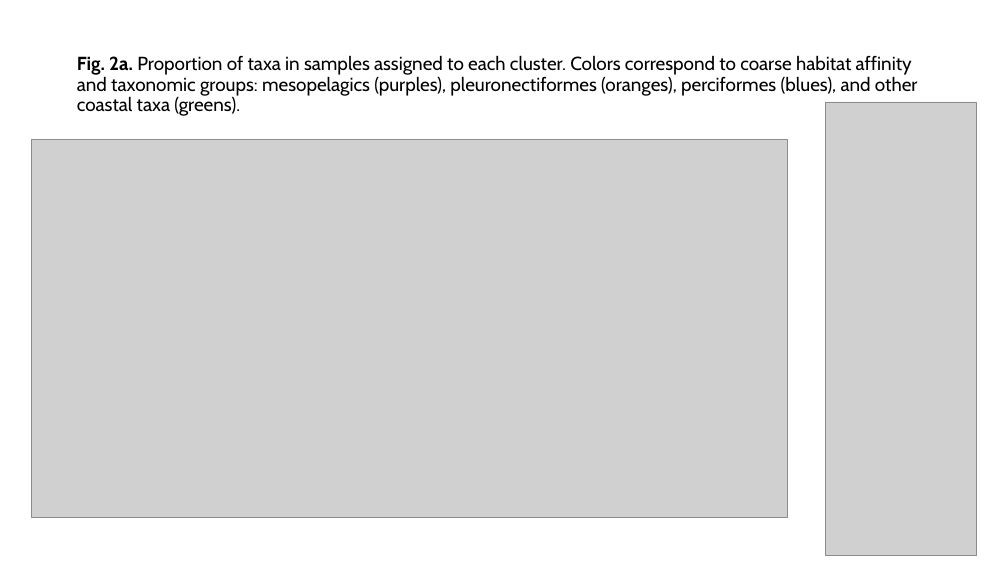
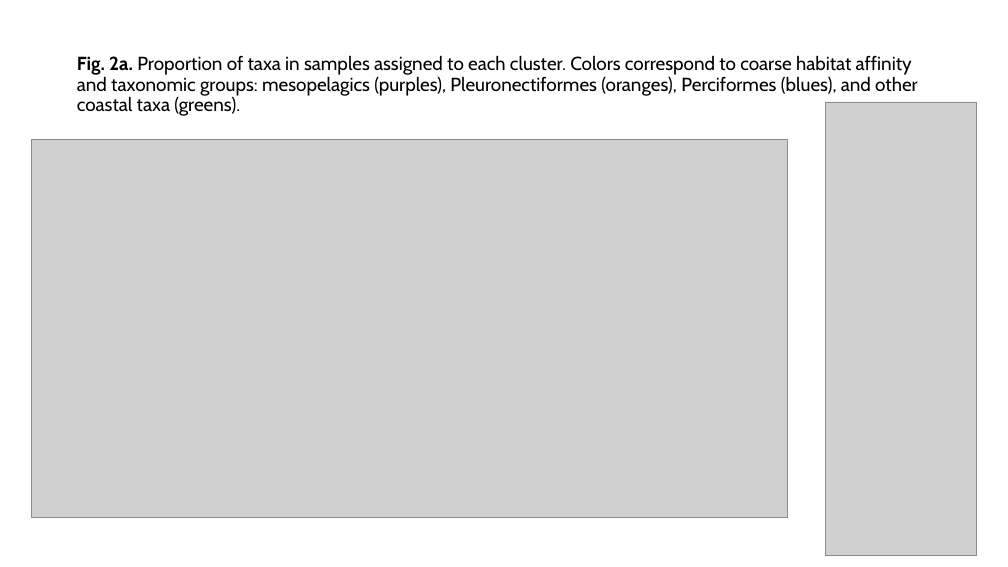
Before and after one commit to LukeABobay/larval-fish-community-analysis, a slide deck: slide 4 of Figures and tables final data set.pptx. Drawn at 1008x567 pixels with LibreOffice and Linux fonts; fonts in the diff are those of the drawing; grey boxes stand for pictures. Boxes give left, top, right and bottom in pixels: in the first picture for what was removed or moved away, otherwise in the second. Text is boxed around its words. In the diff, an @@ line names an element or a change of style, - is before the commit and + after.

```diff
--- a/Figures and tables final data set.pptx
+++ b/Figures and tables final data set.pptx
@@ title at [77,55,918,116]: text changed @@
-Fig. 2a. Proportion of taxa in samples assigned to each cluster. Colors correspond to coarse habitat affinity and taxonomic groups: mesopelagics (purples), pleuronectiformes (oranges), perciformes (blues), and other coastal taxa (greens).
+Fig. 2a. Proportion of taxa in samples assigned to each cluster. Colors correspond to coarse habitat affinity and taxonomic groups: mesopelagics (purples), Pleuronectiformes (oranges), Perciformes (blues), and other coastal taxa (greens).
```
Also in this commit, not shown: 4 other files.
